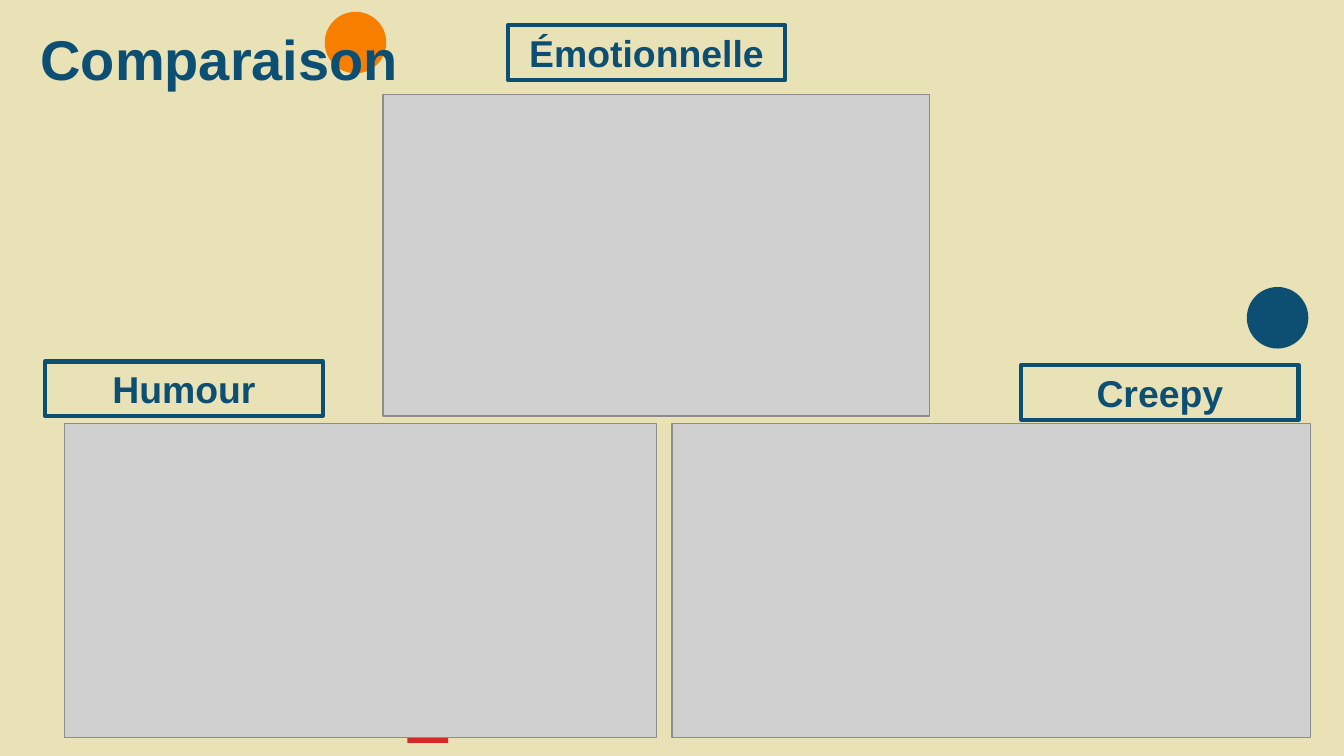
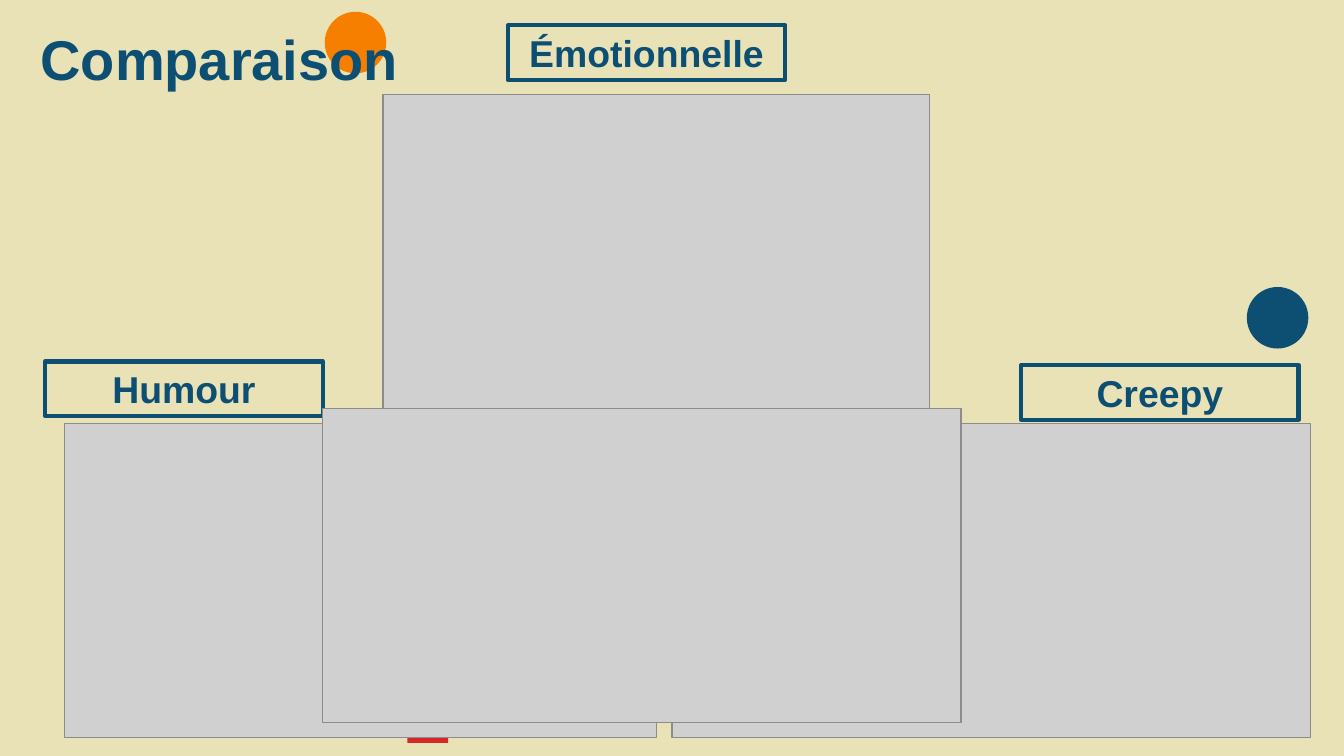
Before and after one commit to yseddiki/TFE, a slide deck: slide 12 of TFE présentation.pptx. Drawn at 1344x756 pixels with LibreOffice and Linux fonts; fonts in the diff are those of the drawing; grey boxes stand for pictures. Boxes give left, top, right and bottom in pixels: in the first picture for what was removed or moved away, otherwise in the second. Text is boxed around its words. In the diff, an @@ line names an element or a change of style, - is before the commit and + after.

Commit message:
presentation

```diff
--- a/TFE présentation.pptx
+++ b/TFE présentation.pptx
@@ picture added at (323, 409, 961, 723) @@
```
Also in this commit, not shown: 1 other file.
